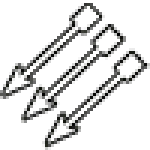
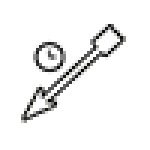
Two versions of the same layered image (w=150, h=150). Layer-by-layer changes:
showed "Capa 3" over [21,24,126,123]
hid "Capa 1" over [0,3,150,150]
